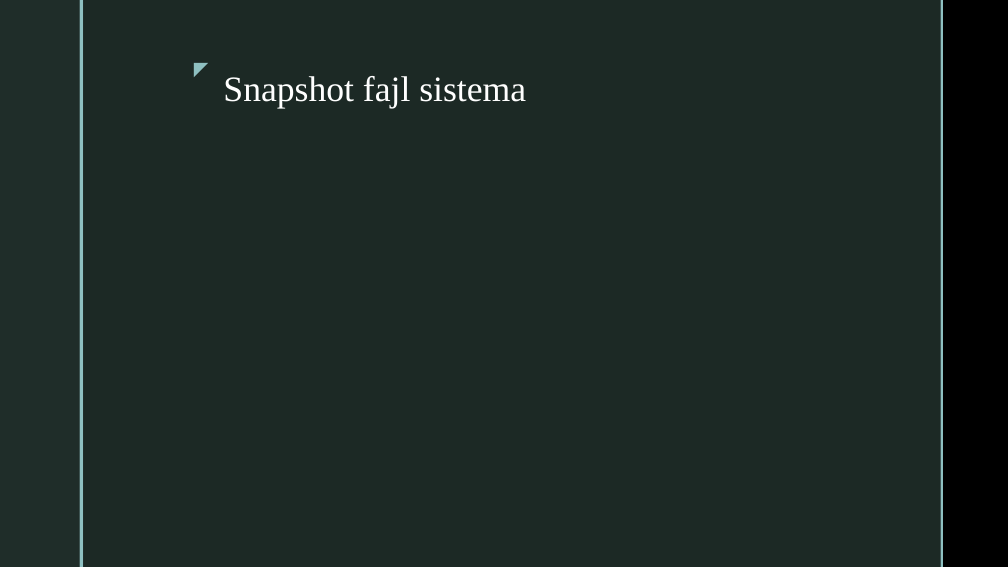
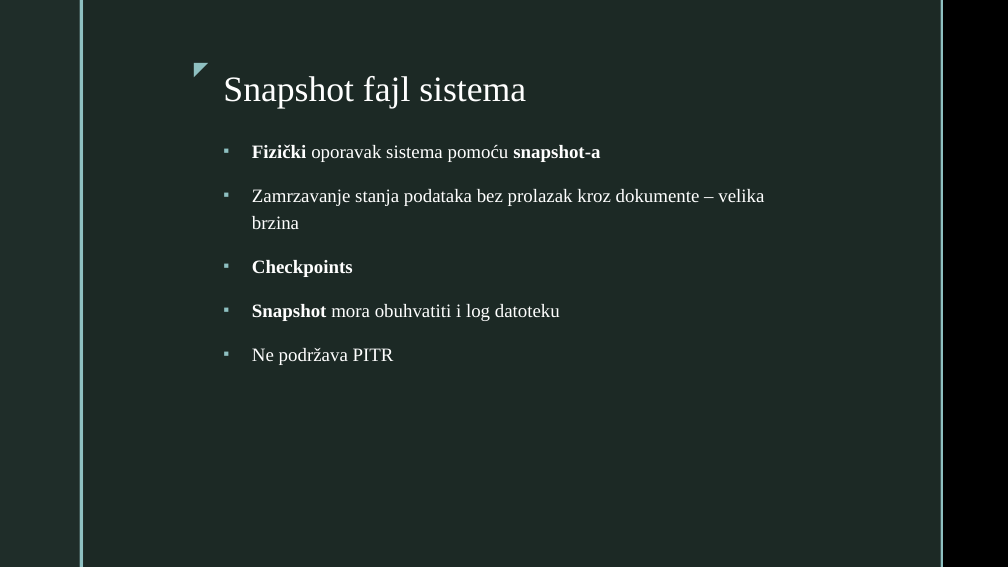
Before and after one commit to kristinajoks/backup-restore-mongodb, a slide deck: slide 9 of Backup i Restore MongoDB.pptx. Drawn at 1008x567 pixels with LibreOffice and Linux fonts; fonts in the diff are those of the drawing; background and template pictures are left out. Boxes give left, top, right and bottom in pixels: in the first picture for what was removed or moved away, otherwise in the second. Text is boxed around its words. In the diff, an @@ line names an element or a change of style, - is before the commit and + after.

```diff
--- a/Backup i Restore MongoDB.pptx
+++ b/Backup i Restore MongoDB.pptx
@@ text added at (252,144,764,365), 18 pt, text #FFFFFF @@
+▪ Fizički oporavak sistema pomoću snapshot-a
+▪ Zamrzavanje stanja podataka bez prolazak kroz dokumente – velika brzina
+▪ Checkpoints
+▪ Snapshot mora obuhvatiti i log datoteku
+▪ Ne podržava PITR
```
Also in this commit, not shown: 1 other slide changed, 3 slides added, 4 slides removed.
